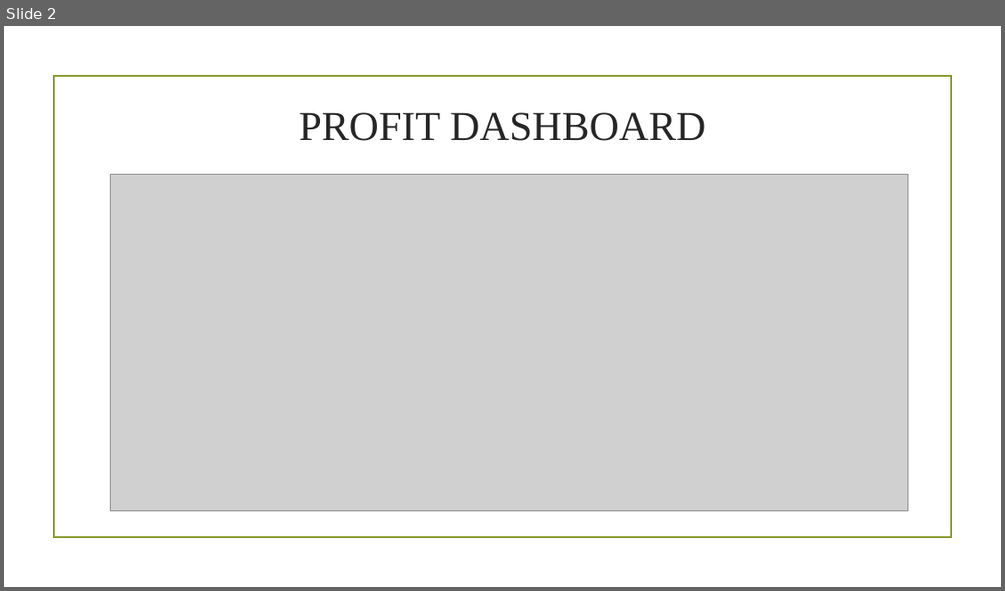
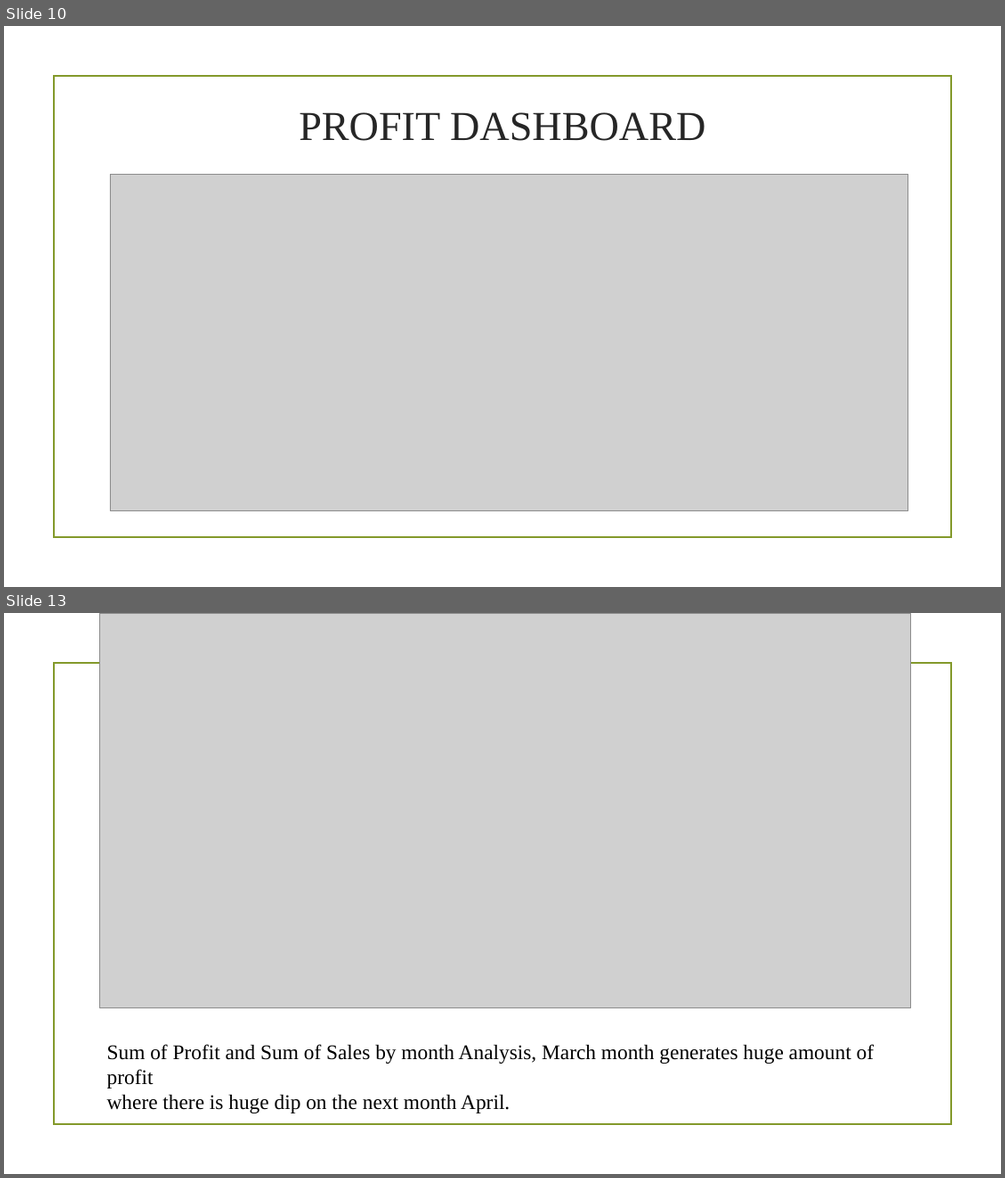
Before and after one commit to Leon199630/WALMART-ANALYSIS, a slide deck: WALMART PPT.pptx. Shown one above the other, each under a label of ours: slide 2 before the commit, slides 10 and 13 after it; the slides between them are not shown. The pictures are 1005x591 and 1005x1178 pixels, drawn with LibreOffice and Linux fonts; fonts in the diff are those of the drawing; grey boxes stand for pictures; background and template pictures are left out. Boxes give left, top, right and bottom in pixels: in the first picture for what was removed or moved away, otherwise in the second. Text is boxed around its words. In the diff, an @@ line names an element or a change of style, - is before the commit and + after.

```diff
--- a/WALMART PPT.pptx
+++ b/WALMART PPT.pptx
@@ slide 13 added at bbox=[4, 613, 1001, 1174], background picture (left out); not listed: 1 template element that a slide beside it also shows @@
@@ picture added at bbox=[100, 613, 910, 1008] @@
@@ text added at bbox=[107, 1044, 874, 1113], 20 pt, text #000000 @@
+Sum of Profit and Sum of Sales by month Analysis, March month generates huge amount of profit
+where there is huge dip on the next month April.
@@ what was slide 2 is now slide 10 @@
```
Also in this commit, not shown: 1 slide changed, 19 other slides added, 2 slides removed.
